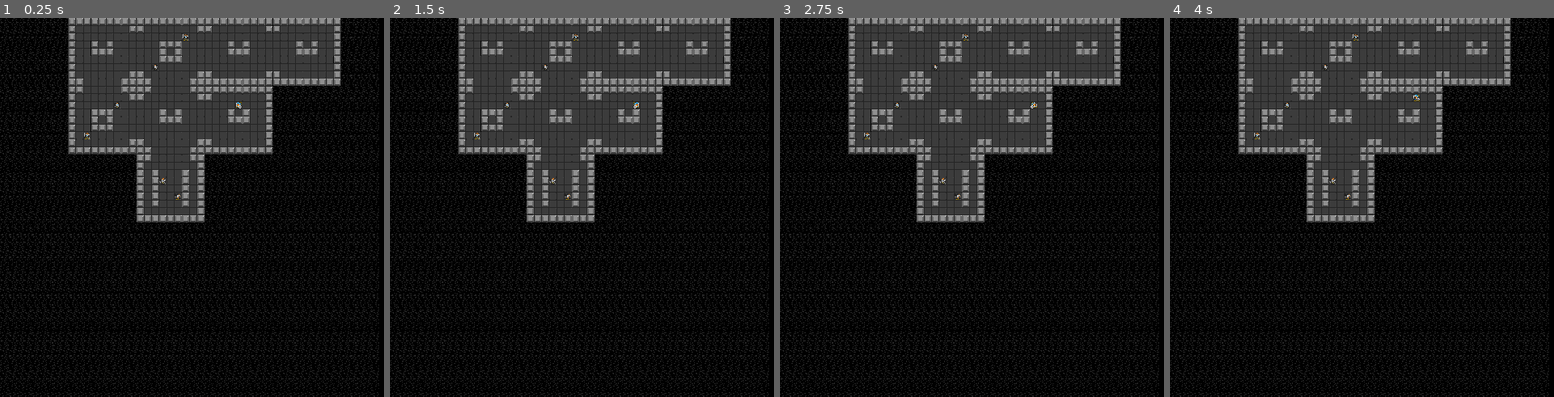
Above: before the commit, frames 1-4 (left to right).
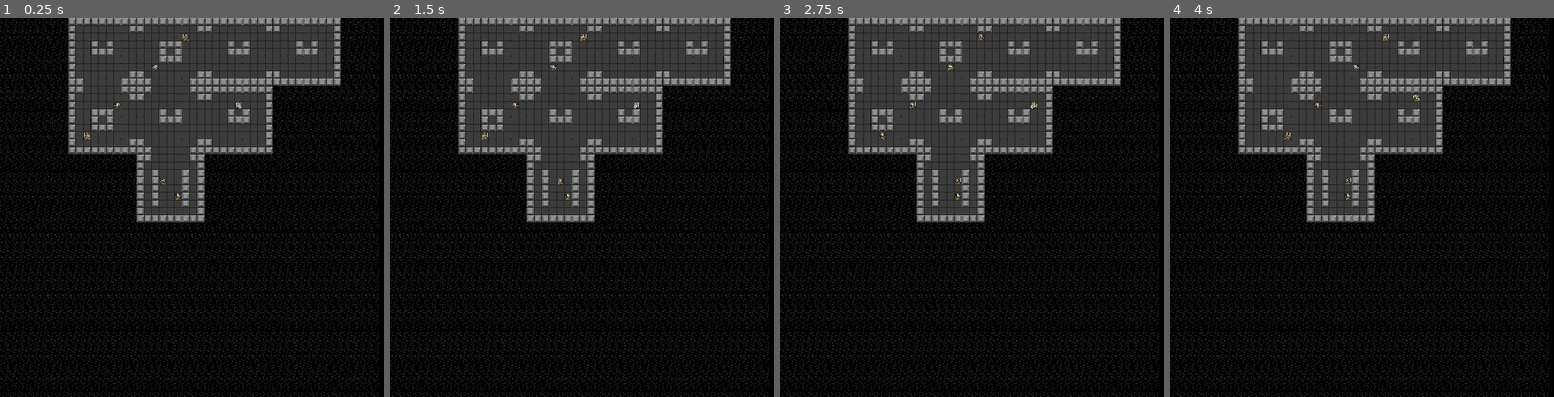
Above: after the commit, the same moments.

Repository: nuzcraft/mini_haquelike
Game: Godot game, scene res://Main.tscn
Same seed, same stepped clock (60 frames per second), same inputs: the game is played once before the commit and once after it.
Inputs:
- Up to frame 1 (0.25 s): no input
- Up to frame 2 (1.5 s): hold Right (ui_right) 0.53-1.28 s; tap Enter at 1.25 s; hold Down (ui_down) from 1.28 s (still down)
- Up to frame 3 (2.75 s): release Down (ui_down) at 2.03 s; hold Right (ui_right) from 2.03 s (still down)
- Up to frame 4 (4 s): release Right (ui_right) at 2.78 s; hold Up (ui_up) 2.78-3.53 s; hold Left (ui_left) from 3.53 s (still down)

The runs differ from the first frame. In frame 1, less than 0.1% of the frame differs, in the area x 21-50%, y 4-48%; in frame 2, 0.1%, in the area x 21-52%, y 4-48%; in frame 3, 0.1%; in frame 4, 0.1%.

Commit message:
added rudimentary turn system

Diff:
--- a/main.gd
+++ b/main.gd
@@ -8,6 +8,7 @@
 const TILE_SIZE = 24
 
 var tiles
+var turn_taken = false
 
 func _ready():
 	tiles = generate_tiles_array(WORLD_SIZE_X, WORLD_SIZE_Y)
@@ -38,6 +39,13 @@
 	if Input.is_action_just_pressed("ui_right"):
 		try_move(hero, [1, 0])
 
+	if turn_taken:
+		for actor in get_tree().get_nodes_in_group("actors"):
+			if actor != hero:
+				try_move(actor, [1, 0])
+
+	turn_taken = false
+
 func generate_tiles_array(x_size, y_size):
 	var array = []
 	for i in x_size:
@@ -59,3 +67,5 @@
 	var destination_tile = tiles[new_tile_x][new_tile_y]
 	if destination_tile.get_is_walkable():
 		actor.move(delta_array)
+		if actor == hero:
+			turn_taken = true
--- a/scenes/Actor.tscn
+++ b/scenes/Actor.tscn
@@ -19,12 +19,11 @@
 "speed": 5.0
 } ]
 
-[node name="Actor" type="Node2D"]
+[node name="Actor" type="Node2D" groups=["actors"]]
 script = ExtResource( 2 )
 
 [node name="AnimatedSprite" type="AnimatedSprite" parent="."]
 position = Vector2( 12, 12 )
 frames = SubResource( 3 )
 animation = "idle"
-frame = 1
 playing = true
--- a/scenes/Enemy.tscn
+++ b/scenes/Enemy.tscn
@@ -19,11 +19,12 @@
 "speed": 5.0
 } ]
 
-[node name="Enemy" type="Node2D"]
+[node name="Enemy" type="Node2D" groups=["actors"]]
 script = ExtResource( 2 )
 
 [node name="AnimatedSprite" type="AnimatedSprite" parent="."]
 position = Vector2( 12, 12 )
 frames = SubResource( 3 )
 animation = "idle"
+frame = 1
 playing = true
--- a/scenes/Hero.tscn
+++ b/scenes/Hero.tscn
@@ -2,7 +2,6 @@
 
 [ext_resource path="res://resources/oryx_16bit_fantasy_creatures_trans.png" type="Texture" id=1]
 [ext_resource path="res://scenes/Hero.gd" type="Script" id=2]
-
 
 [sub_resource type="AtlasTexture" id=1]
 atlas = ExtResource( 1 )
@@ -20,7 +19,7 @@
 "speed": 5.0
 } ]
 
-[node name="Hero" type="Node2D"]
+[node name="Hero" type="Node2D" groups=["actors"]]
 script = ExtResource( 2 )
 
 [node name="AnimatedSprite" type="AnimatedSprite" parent="."]
